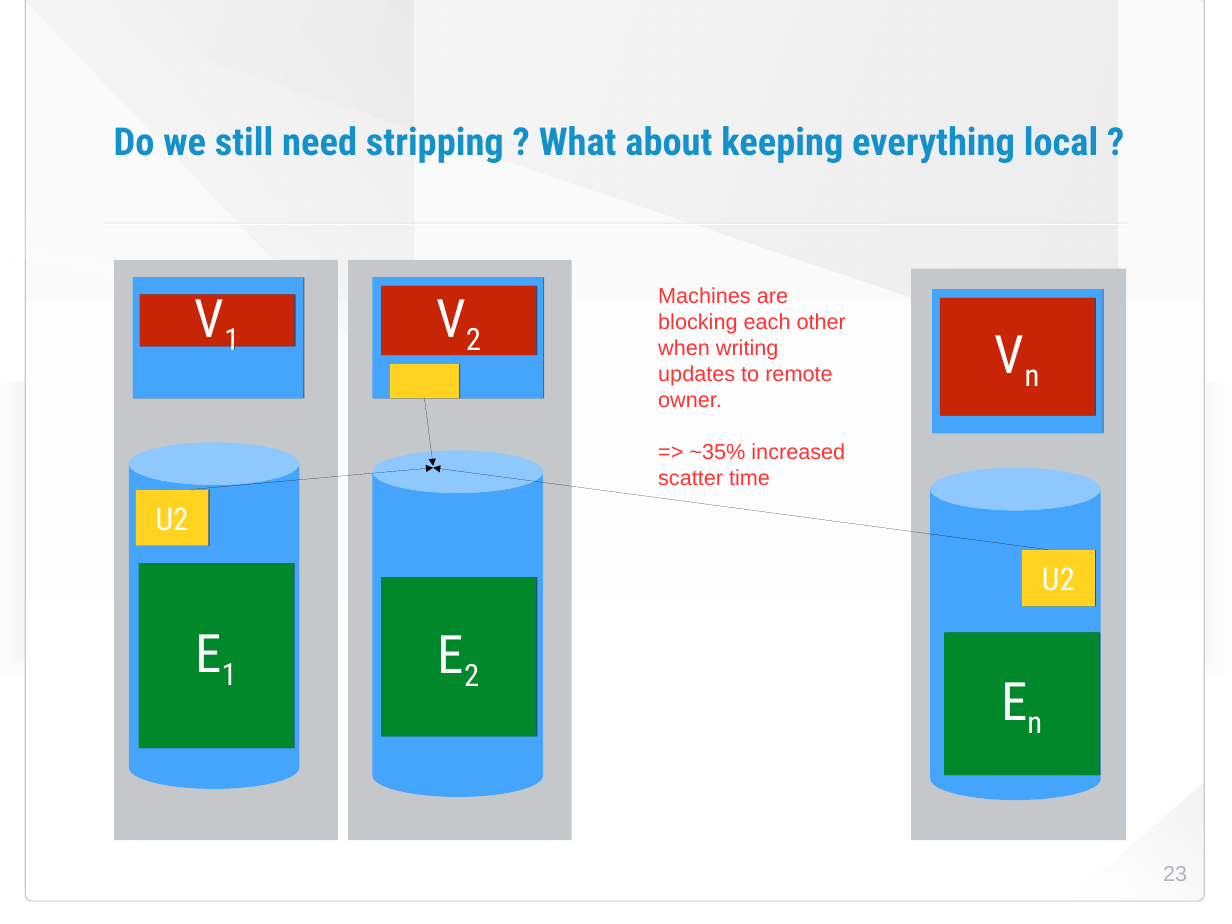
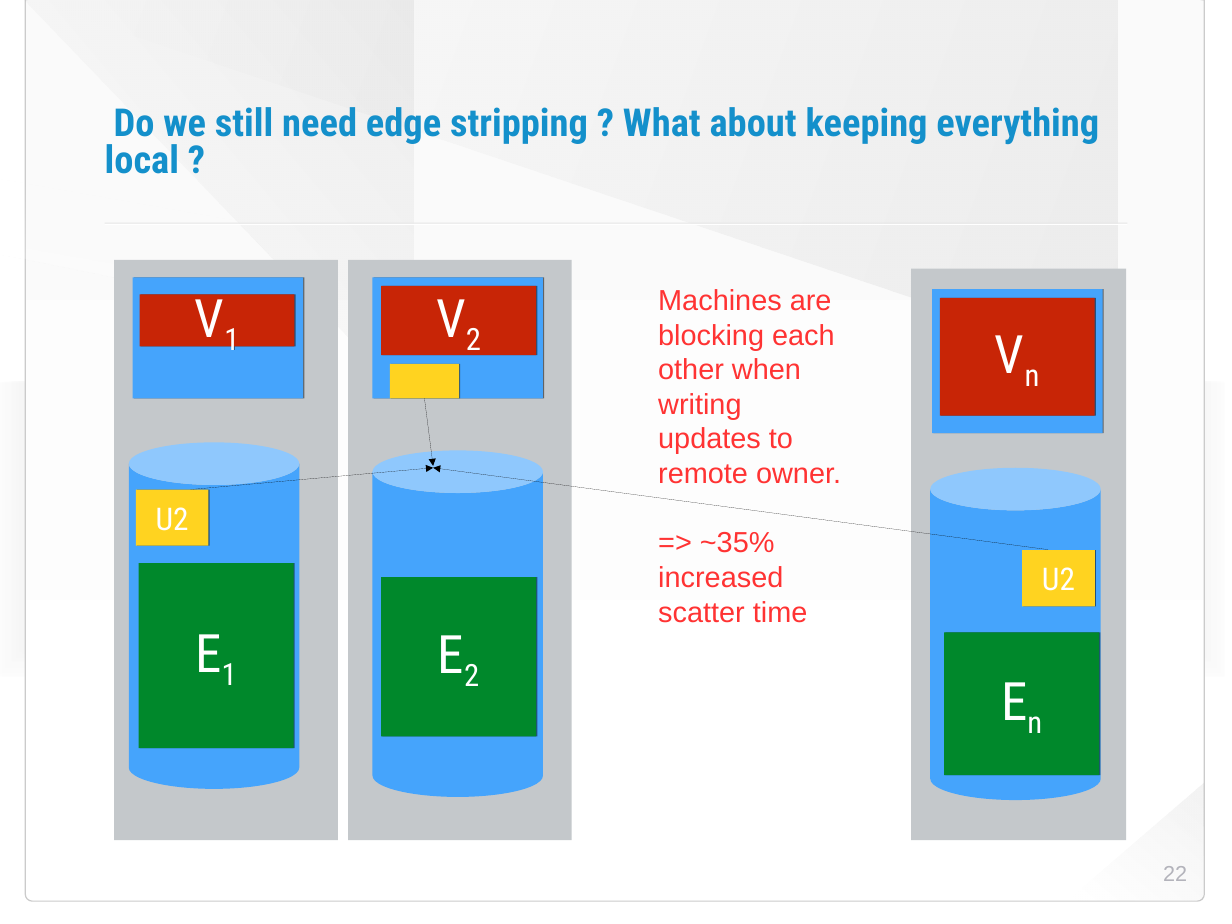
Before and after one commit to HaprianVlad/chaos, a slide deck: slide 22 of presentation.odp (slide 23 before the commit). Drawn at 1232x924 pixels with LibreOffice and Linux fonts; fonts in the diff are those of the drawing; background and template pictures are left out. Boxes give left, top, right and bottom in pixels: in the first picture for what was removed or moved away, otherwise in the second. Text is boxed around its words. In the diff, an @@ line names an element or a change of style, - is before the commit and + after.

```diff
--- a/presentation.odp
+++ b/presentation.odp
@@ title at <box>105,107,1099,174</box>: text changed @@
-Do we still need stripping ? What about keeping everything local ?
+Do we still need edge stripping ? What about keeping everything local ?
@@ text "Machines are blocking each other ..." at <box>658,289,841,623</box>: size 18 to 24 pt @@
@@ page number at <box>1163,866,1187,881</box>: text changed @@
-23
+22
```
Also in this commit, not shown: 5 other slides changed, 1 slide removed, 41 other files.
